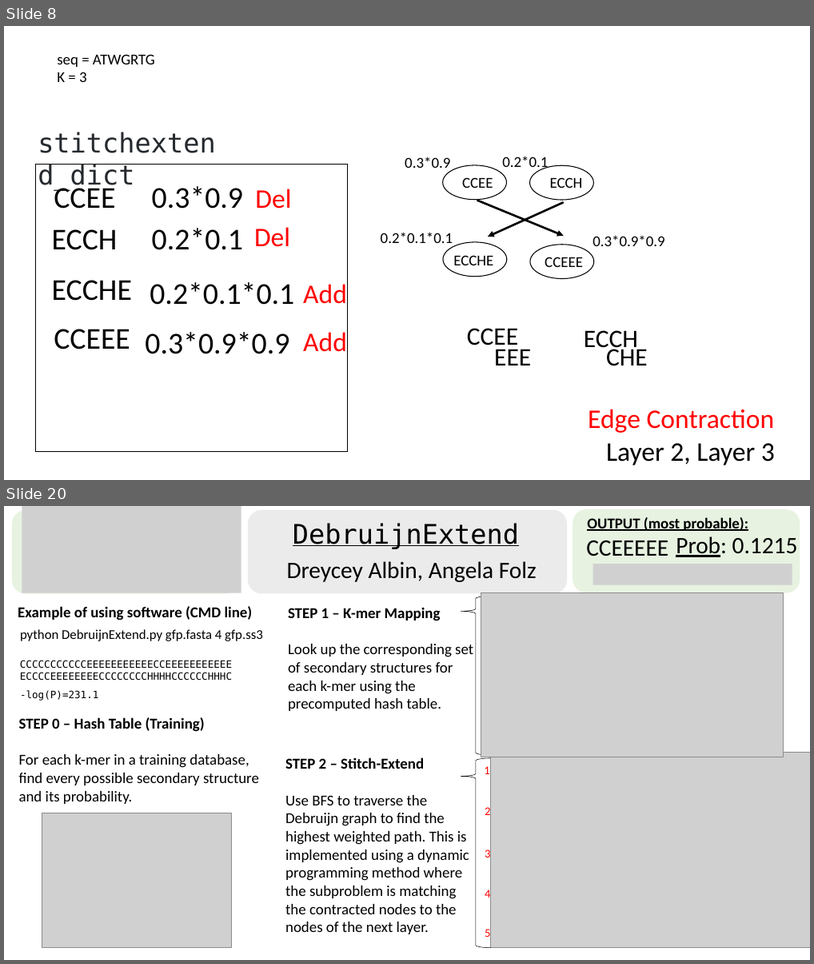
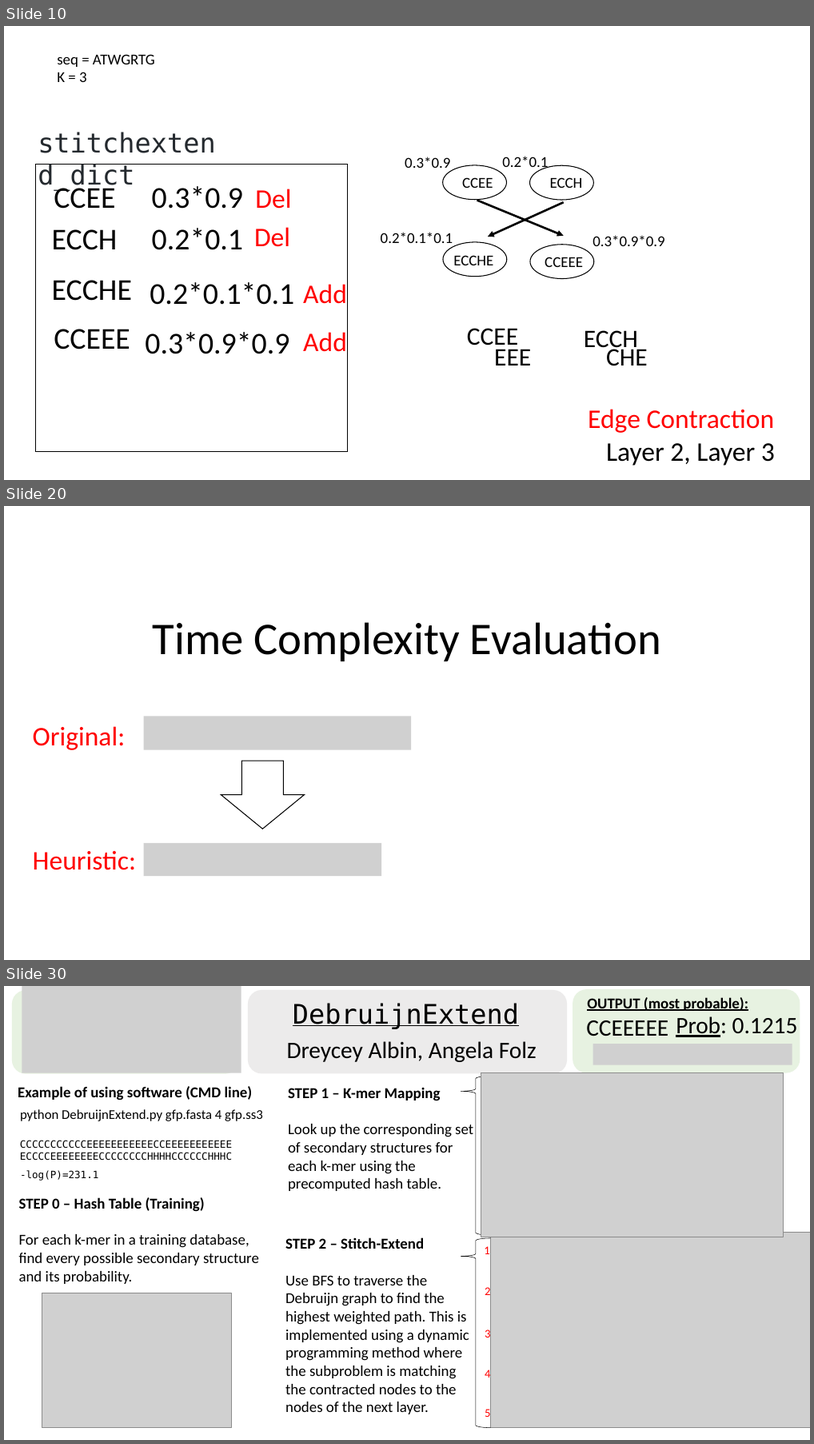
Before and after one commit to Dreycey/DebruijnExtend, a slide deck: figures/DebExtended.pptx. Shown one above the other, each under a label of ours: slides 8 and 20 before the commit, slides 10, 20 and 30 after it; the slides between them are not shown. The pictures are 814x964 and 814x1444 pixels, drawn with LibreOffice and Linux fonts; fonts in the diff are those of the drawing; grey boxes stand for pictures. Boxes give left, top, right and bottom in pixels: in the first picture for what was removed or moved away, otherwise in the second. Text is boxed around its words. In the diff, an @@ line names an element or a change of style, - is before the commit and + after.

```diff
--- a/figures/DebExtended.pptx
+++ b/figures/DebExtended.pptx
@@ slide 20 added at [4,506,810,960], background #FFFFFF @@
@@ text added at [153,622,662,661], 54 pt, text #000000 @@
+Time Complexity Evaluation
@@ picture added at [144,716,411,750] @@
@@ text added at [33,726,126,750], 32 pt, text #FF0000 @@
+Original:
@@ down arrow added at [221,760,305,829], outline #000000 1 pt @@
@@ text added at [33,851,136,870], 32 pt, text #FF0000 @@
+Heuristic:
@@ picture added at [144,843,382,876] @@
@@ what was slide 8 is now slide 10 @@
@@ what was slide 20 is now slide 30 @@
```
Also in this commit, not shown: 11 slides changed, 10 other slides added, 1 slide removed.
